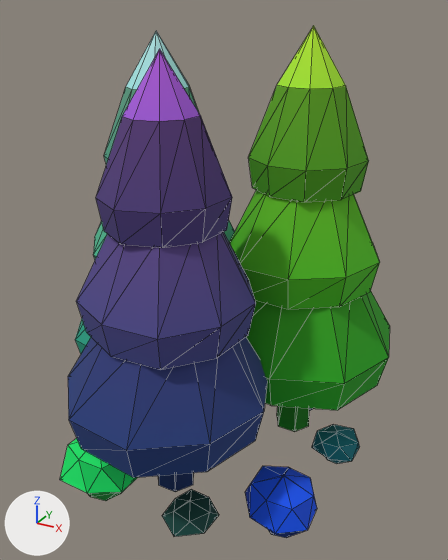
Before and after pictures for a commit that changed the glTF model assets/models/vegetation/frost_01.glb.
Camera for both pictures: a camera (50 mm lens) standing at (0.767, -1.315, 1.263) and looking at (0.036, 0.014, 0.599). The axes (+X, +Y, +Z) are drawn at lower left. The lights are the same throughout. The first picture is the older version. Mesh edges are drawn as thin lines. Vertices at exactly the same position are counted once.

Names of what the first picture shows: 'frost_01'.
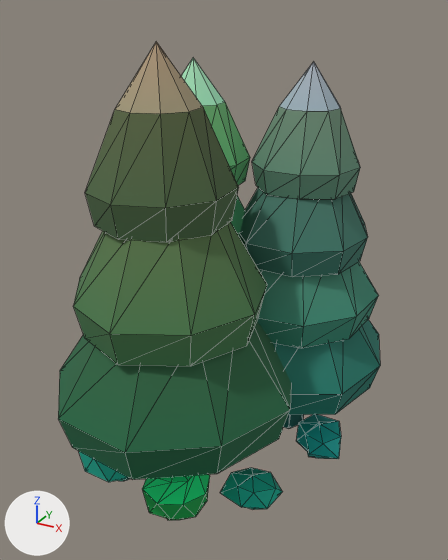
Boxes [x1, y1, x2, y2] around the edits, measured in the pictures (448 x 560 px):
'frost_01', reshaped (6% shorter): before [60, 26, 390, 538]; after [58, 41, 380, 520]
part 1 of me_frost_01, added (mostly hidden): after [284, 415, 304, 429]
part 2 of me_frost_01, rebuilt: before [60, 438, 138, 501]; after [79, 451, 131, 482]
part 3 of me_frost_01, rebuilt (15% narrower, 25% shorter): before [229, 190, 380, 309]; after [240, 188, 368, 277]
part 4 of me_frost_01, rebuilt (17% wider, 12% taller): before [68, 337, 267, 478]; after [58, 321, 291, 479]
part 5 of me_frost_01, rebuilt (not visible afterwards): before [75, 319, 91, 354]
part 6 of me_frost_01, rebuilt (8% wider): before [76, 232, 256, 370]; after [73, 222, 267, 366]
part 7 of me_frost_01, rebuilt (13% wider): before [96, 49, 232, 248]; after [85, 41, 239, 242]
part 8 of me_frost_01, rebuilt: before [104, 31, 199, 165]; after [181, 58, 250, 185]
part 9 of me_frost_01, rebuilt: before [246, 291, 390, 410]; after [273, 320, 380, 415]
part 10 of me_frost_01, rebuilt: before [93, 221, 235, 259]; after [231, 196, 245, 238]
part 11 of me_frost_01, rebuilt (11% narrower, 22% shorter): before [248, 26, 369, 202]; after [252, 62, 360, 199]
part 12 of me_frost_01, rebuilt (6% narrower, 12% taller): before [312, 424, 360, 464]; after [296, 414, 341, 459]
part 13 of me_frost_01, added (green): after [142, 474, 210, 520]
part 14 of me_frost_01, added (green): after [257, 262, 378, 348]
part 15 of me_frost_01, added (cyan): after [220, 468, 283, 510]
part 16 of me_frost_01, deleted (cyan): before [162, 489, 219, 537]
part 17 of me_frost_01, deleted (green): before [277, 406, 309, 432]
part 18 of me_frost_01, deleted (blue): before [158, 466, 317, 538]

Patch to the scene script:
```diff
--- a/assets/models/vegetation/frost_01.glb.py
+++ b/assets/models/vegetation/frost_01.glb.py
@@ me_frost_01 @@
-me_frost_01.from_pydata(...)  # 508 vertices, 936 faces; spans x -0.457..0.457, y -0.47..0.47, z 0.0..1.224
+me_frost_01.from_pydata(...)  # 583 vertices, 1082 faces; spans x -0.434..0.434, y -0.47..0.47, z 0.0..1.199
+# me_frost_01 part 1: a new loose piece, a 6-sided cut cone along z (radius 0.055 at the low end, 0.041 at the high end) spanning x 0.114..0.224, y 0.13..0.225, z 0.098..0.484, in mat_r13_lush_bark
+# me_frost_01 part 2: the loose piece of 29 vertices spanning x -0.311..-0.097, y -0.353..-0.154, z 0.0..0.188 is rebuilt with 41 vertices and now spans x -0.324..-0.106, y -0.28..-0.055, z 0.0..0.208
+# me_frost_01 part 3: the loose piece of 28 vertices spanning x -0.008..0.399, y -0.024..0.395, z 0.568..0.999 is rebuilt with 28 vertices and now spans x 0.012..0.361, y -0.005..0.351, z 0.651..0.984
+# me_frost_01 part 4: the loose piece of 28 vertices spanning x -0.246..0.261, y -0.47..0.043, z 0.298..0.752 is rebuilt with 28 vertices and now spans x -0.311..0.309, y -0.47..0.127, z 0.288..0.754
+# me_frost_01 part 5: the loose piece of 28 vertices spanning x -0.457..0.083, y -0.194..0.325, z 0.302..0.767 is rebuilt with 28 vertices and now spans x -0.434..0.103, y -0.197..0.34, z 0.283..0.666
+# me_frost_01 part 6: the loose piece of 28 vertices spanning x -0.206..0.208, y -0.401..0.004, z 0.553..0.969 is rebuilt with 28 vertices and now spans x -0.247..0.229, y -0.422..0.068, z 0.549..0.976
+# me_frost_01 part 7: the loose piece of 28 vertices spanning x -0.136..0.15, y -0.355..-0.063, z 0.808..1.187 is rebuilt with 28 vertices and now spans x -0.201..0.142, y -0.341..-0.002, z 0.811..1.199
+# me_frost_01 part 8: the loose piece of 28 vertices spanning x -0.338..-0.042, y -0.089..0.221, z 0.823..1.211 is rebuilt with 28 vertices and now spans x -0.228..0.054, y -0.067..0.211, z 0.839..1.15
+# me_frost_01 part 9: the loose piece of 28 vertices spanning x -0.075..0.457, y -0.079..0.458, z 0.305..0.775 is rebuilt with 28 vertices and now spans x -0.091..0.434, y -0.09..0.447, z 0.282..0.662
+# me_frost_01 part 10: the loose piece of 28 vertices spanning x -0.39..0.023, y -0.154..0.267, z 0.563..0.989 is rebuilt with 28 vertices and now spans x -0.306..0.073, y -0.099..0.265, z 0.654..0.989
+# me_frost_01 part 11: the loose piece of 28 vertices spanning x 0.037..0.34, y 0.039..0.338, z 0.832..1.224 is rebuilt with 28 vertices and now spans x 0.056..0.328, y 0.048..0.322, z 0.835..1.144
+# me_frost_01 part 12: the loose piece of 25 vertices spanning x 0.276..0.409, y 0.078..0.202, z 0.045..0.138 is rebuilt with 25 vertices and now spans x 0.226..0.37, y 0.064..0.199, z 0.044..0.157
+# me_frost_01 part 13: a new loose piece of 41 vertices spanning x -0.051..0.126, y -0.335..-0.162, z 0.022..0.183
+# me_frost_01 part 14: a new loose piece of 28 vertices spanning x -0.049..0.393, y -0.04..0.392, z 0.467..0.823
+# me_frost_01 part 15: a new loose piece of 25 vertices spanning x 0.139..0.284, y -0.217..-0.092, z 0.05..0.148, in mat_r13_lush_stone
+# me_frost_01 part 16: the loose piece of 25 vertices spanning x 0.047..0.173, y -0.376..-0.222, z 0.048..0.134 is deleted
+# me_frost_01 part 17: the loose piece of 12 vertices spanning x 0.133..0.24, y 0.136..0.228, z 0.089..0.503 is deleted
+# me_frost_01 part 18: 41 vertices removed from x -0.044..0.386, y -0.253..-0.044, z 0.007..0.489
+# other edits to the shape of me_frost_01 do not show in these pictures
 me_frost_01.materials.append(mat_r13_lush_bark)
```
